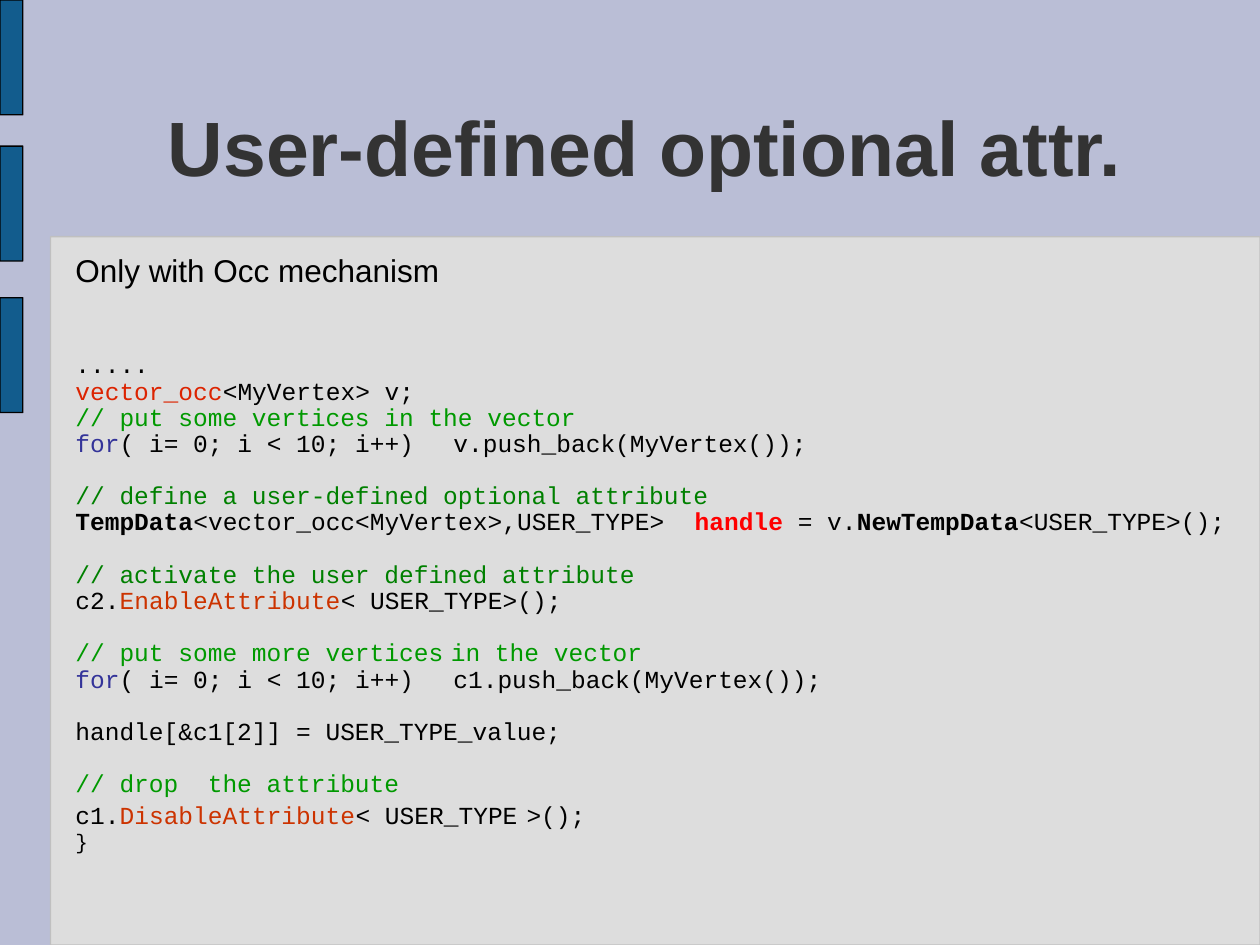
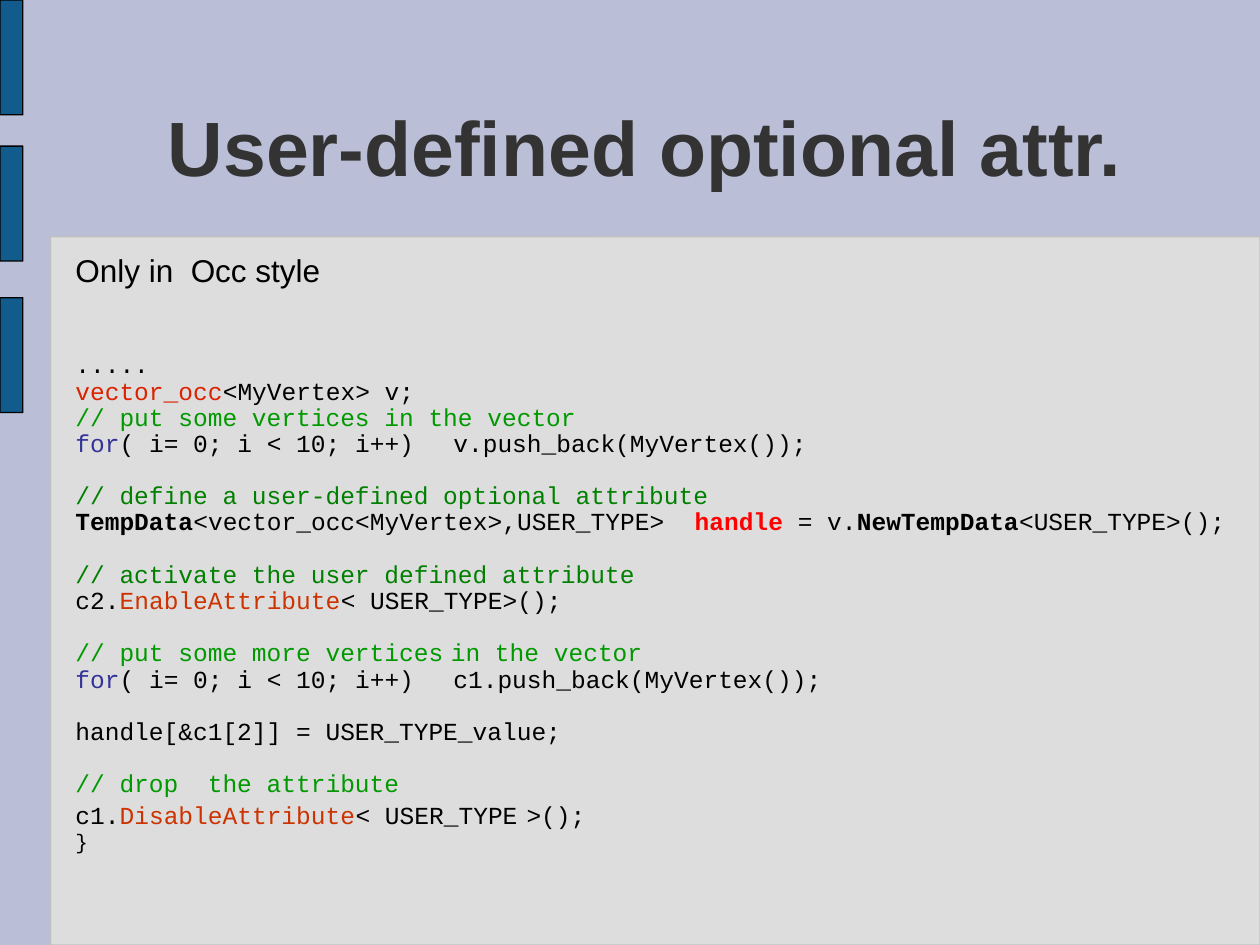
Before and after one commit to prototypable/vcglib, a slide deck: slide 15 of docs/introduction to vcg.ppt. Drawn at 1260x945 pixels with LibreOffice and Linux fonts; fonts in the diff are those of the drawing. Boxes give left, top, right and bottom in pixels: in the first picture for what was removed or moved away, otherwise in the second. Text is boxed around its words. In the diff, an @@ line names an element or a change of style, - is before the commit and + after.

Commit message:
partyl rewritten, added optional type explained

```diff
--- a/docs/introduction to vcg.ppt
+++ b/docs/introduction to vcg.ppt
@@ text at bbox=[75, 259, 320, 288]: text changed @@
-Only with Occ mechanism
+Only in Occ style
```
Also in this commit, not shown: 10 other slides changed, 9 slides added, 1 slide removed.
